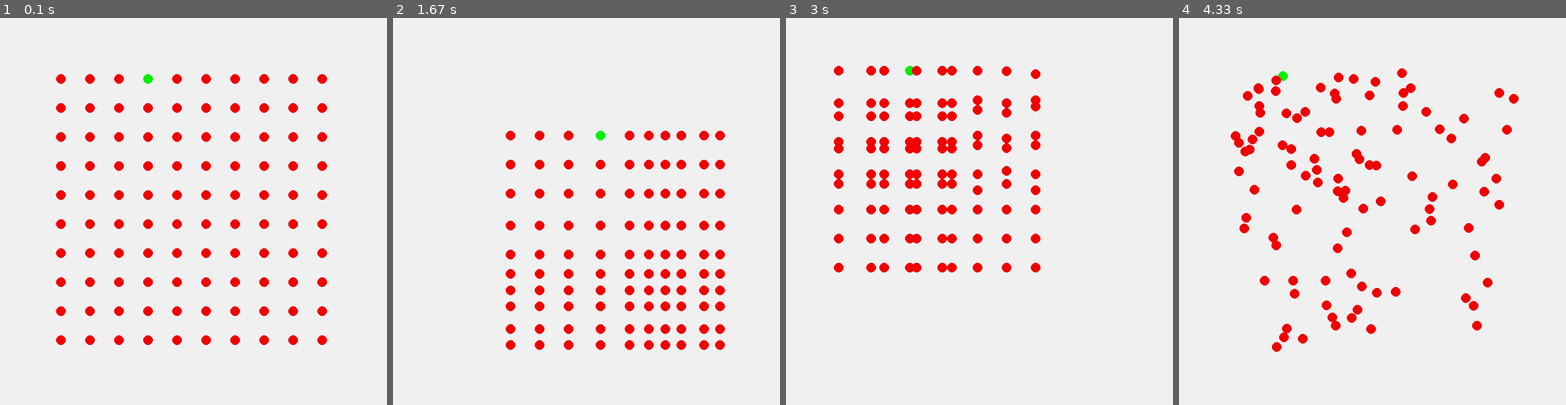
Above: before the commit, frames 1-4 (left to right).
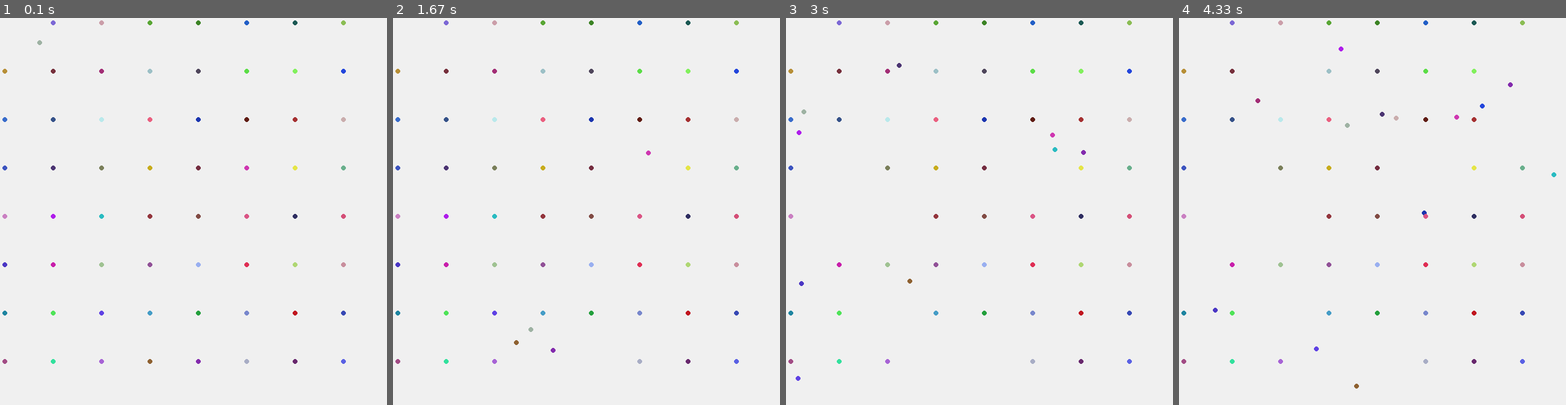
Above: after the commit, the same moments.

Repository: nmaszin/kulki
Game: pygame game, started from main.py
Two runs of this game, one before a commit and one after it. Both use one fixed random seed, a clock stepped at 60 frames per second and the inputs below.
Inputs:
- Up to frame 1 (0.1 s): no input
- Up to frame 2 (1.67 s): tap Enter at 0.33 s
- Up to frame 3 (3 s): no input
- Up to frame 4 (4.33 s): no input

The runs differ from the first frame. In frame 1, 5.5% of the frame differs, in the area x 0-90%, y 0-90%; in frame 2, 5.6%; in frame 3, 5.3%; in frame 4, 5.4%.

Commit message:
Add Simulation class and improve bouncing from walls

Diff:
--- a/app/app.py
+++ b/app/app.py
@@ -1,8 +1,5 @@
 import pygame
-from app.point import Point
-from app.rectangle import Rectangle
-from app.vector import Vector
-from app.ball import DrawableBall
+from app.simulation import Simulation
 
 class App:
   WINDOW_TITLE = 'Kulki by N-Maszin'
@@ -19,18 +16,12 @@
     self.surface = pygame.display.set_mode((self.WINDOW_WIDTH, self.WINDOW_HEIGHT))
     self.surface.fill(self.WINDOW_BACKGROUND)
 
-    self.balls = []
-    for y in range(10):
-      for x in range(10):
-        self.balls.append(DrawableBall(Point(110 + 60 * x, 110 + 60 * y), 10, Vector(200, 200)))
+    self.simulation = Simulation(64, self.WINDOW_WIDTH, self.WINDOW_HEIGHT, 5)
+    self.simulation.draw(self.surface)
+    pygame.display.update()
 
-    for ball in self.balls:
-      ball.draw(self.surface)
-
-    self.UPDATE_WORLD = pygame.USEREVENT
-    pygame.time.set_timer(self.UPDATE_WORLD, int(1000 / self.FPS))
-
-    pygame.display.update()
+    self.UPDATE_SIMULATION = pygame.USEREVENT
+    pygame.time.set_timer(self.UPDATE_SIMULATION, int(1000 / self.FPS))
 
   def run(self):
     self.running = True
@@ -41,33 +32,12 @@
   def handle_event(self, event):
     if event.type == pygame.QUIT:
       self.running = False
-    elif event.type == self.UPDATE_WORLD:
-      scene = Rectangle(100, 100, self.WINDOW_WIDTH - 200, self.WINDOW_HEIGHT - 200)
-
-      delta_time = 1 / self.FPS
-
-      for ball in self.balls:
-        ball.update(delta_time)
-
-      for index in range(len(self.balls)):
-        ball = self.balls[index]
-        for other in self.balls[index + 1:]:
-          if ball.is_collision_with_ball(other):
-            ball.bounce_off_of_ball(other)
-
-      for ball in self.balls:
-        if ball.is_collision_with_wall(scene):
-          ball.bounce_off_of_wall(scene)
+    elif event.type == pygame.KEYDOWN:
+      if event.key == pygame.K_ESCAPE:
+        self.running = False
+    elif event.type == self.UPDATE_SIMULATION:
+      self.simulation.update(1 / self.FPS)
 
       self.surface.fill(self.WINDOW_BACKGROUND)
-      for index in range(len(self.balls)):
-        ball = self.balls[index]
-        if index == 3:
-          ball.draw(self.surface, color=(0, 240, 0))
-        else:
-          ball.draw(self.surface)
-
+      self.simulation.draw(self.surface)
       pygame.display.update()
-
-app = App()
-app.run()
--- a/app/ball.py
+++ b/app/ball.py
@@ -59,16 +59,22 @@
     Does not return anything
     """
     possible_centers = self.ball_possible_centers(scene)
+    epsilon = 1
 
     if self.position.x < possible_centers.left():
       self.velocity.x *= -1
+      self.position.x = self.radius + epsilon
     elif self.position.x > possible_centers.right():
       self.velocity.x *= -1
+      self.position.x = possible_centers.right() - self.radius - epsilon
 
     if self.position.y < possible_centers.top():
       self.velocity.y *= -1
+      self.position.y = self.radius + epsilon
+
     elif self.position.y > possible_centers.bottom():
       self.velocity.y *= -1
+      self.position.y = possible_centers.bottom() - self.radius - epsilon
 
 
   def ball_possible_centers(self, scene):
@@ -93,13 +99,16 @@
     self.position = self.position.translate(displacement)
 
 class DrawableBall(Ball):
-  COLOR = (240, 0, 0)
-  def draw(self, surface, color=None):
-    color = self.COLOR if color is None else color
+  DEFAULT_COLOR = (240, 0, 0)
 
+  def __init__(self, position, radius, velocity, color=DEFAULT_COLOR):
+    super().__init__(position, radius, velocity)
+    self.color = color
+
+  def draw(self, surface):
     pygame.draw.circle(
       surface,
-      color,
+      self.color,
       tuple(self.position.coords_int()),
       self.radius
     )
--- /dev/null
+++ b/app/simulation.py
@@ -0,0 +1,55 @@
+import math
+import random
+from app.point import Point
+from app.vector import Vector
+from app.rectangle import Rectangle
+from app.ball import DrawableBall
+
+def random_color():
+  r = random.randint(20, 240)
+  g = random.randint(20, 240)
+  b = random.randint(20, 240)
+  return (r, g, b)
+
+class Simulation:
+  def __init__(self, balls_number, width, height, radius):
+    self.balls_number = balls_number
+    self.width = width
+    self.height = height
+    self.radius = radius
+
+    self.scene = Rectangle(0, 0, width, height)
+
+    n = int(math.sqrt(balls_number))
+
+    self.balls = []
+    for index in range(balls_number):
+      y = int(index / n)
+      x = index % n
+
+      self.balls.append(DrawableBall(
+        Point(radius * 2 + x * (width / n), radius * 2 + y * (height / n)),
+        radius,
+        Vector(0, 0),
+        random_color()
+      ))
+
+    self.balls[0].velocity = Vector.from_polar(1000, math.radians(30))
+
+  def update(self, delta_time):
+    for ball in self.balls:
+      ball.update(delta_time)
+
+    for ballIndex, ball in enumerate(self.balls):
+      for other in self.balls[ballIndex + 1:]:
+        if ball.is_collision_with_ball(other):
+          ball.bounce_off_of_ball(other)
+
+    for ball in self.balls:
+      if ball.is_collision_with_wall(self.scene):
+        ball.bounce_off_of_wall(self.scene)
+
+
+  def draw(self, surface):
+    for ball in self.balls:
+      ball.draw(surface)
--- a/app/vector.py
+++ b/app/vector.py
@@ -4,6 +4,13 @@
   def __init__(self, x, y):
     self.x = x
     self.y = y
+
+  @staticmethod
+  def from_polar(r, phi):
+    return Vector(
+      r * math.cos(phi),
+      r * math.sin(phi)
+    )
 
   def __repr__(self):
     return f'[{self.x}, {self.y}]'
